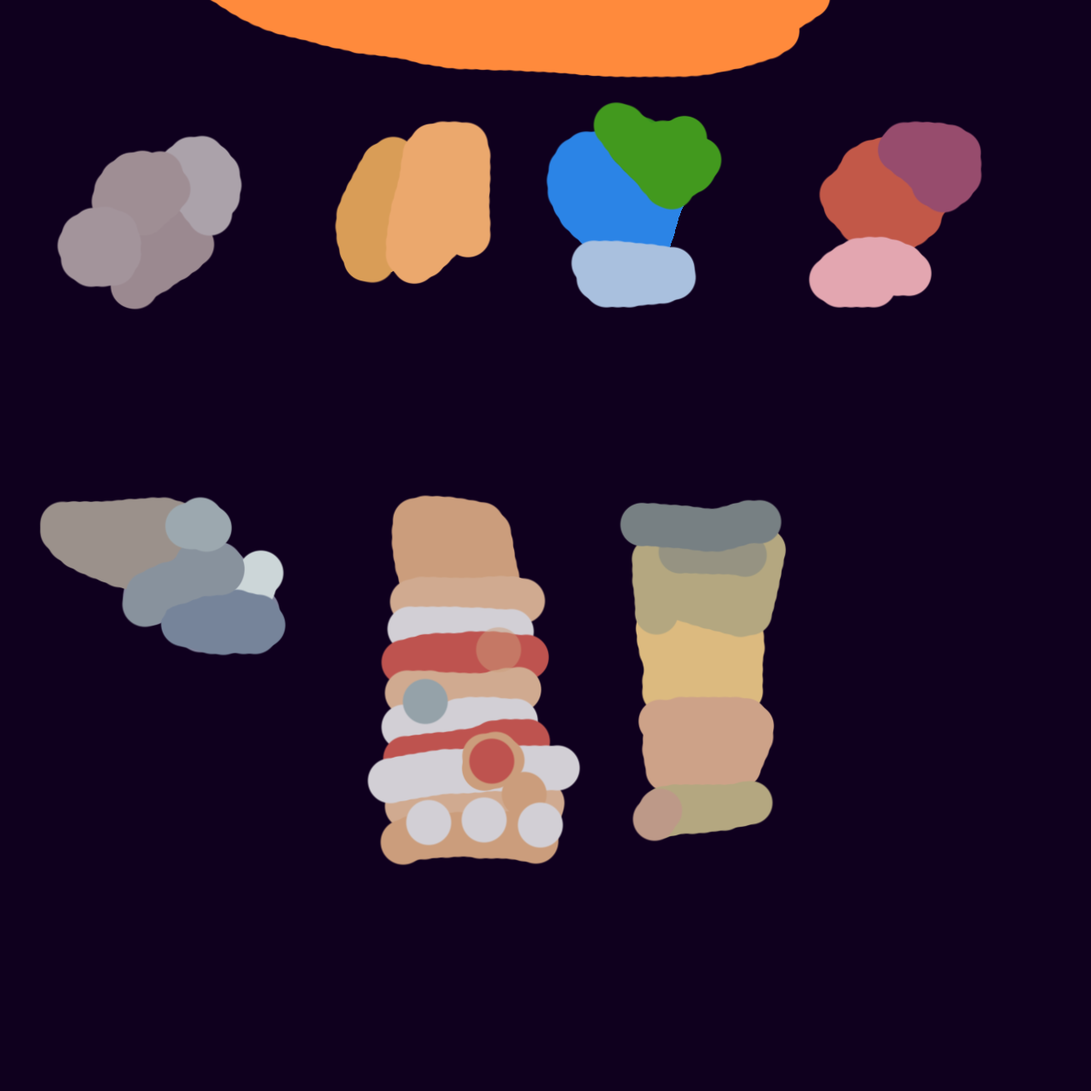
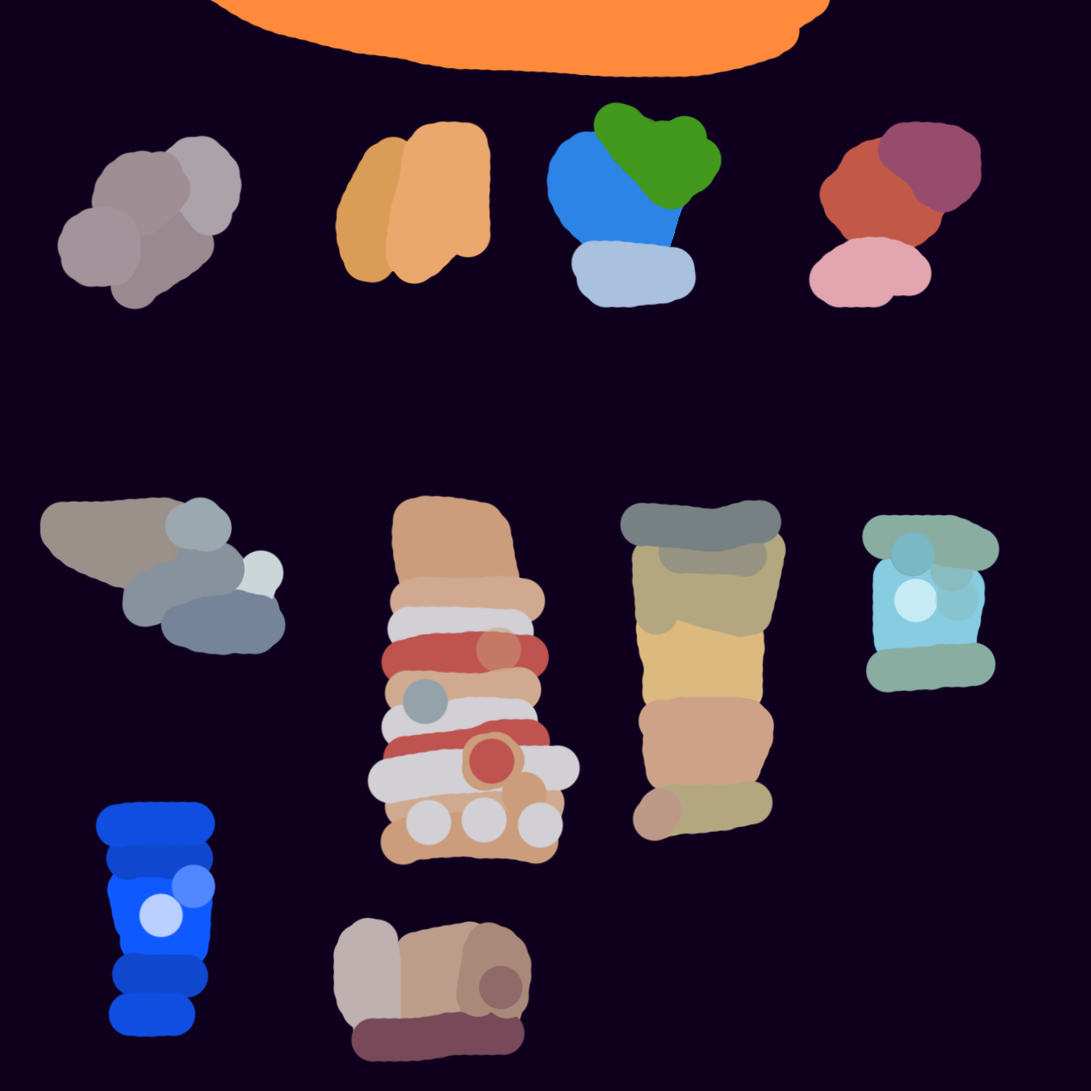
Layered file, before and after one edit (1091 × 1091). Changes by layer:
painted on "Background" over (x1=94, y1=514, x2=1002, y2=1064)
